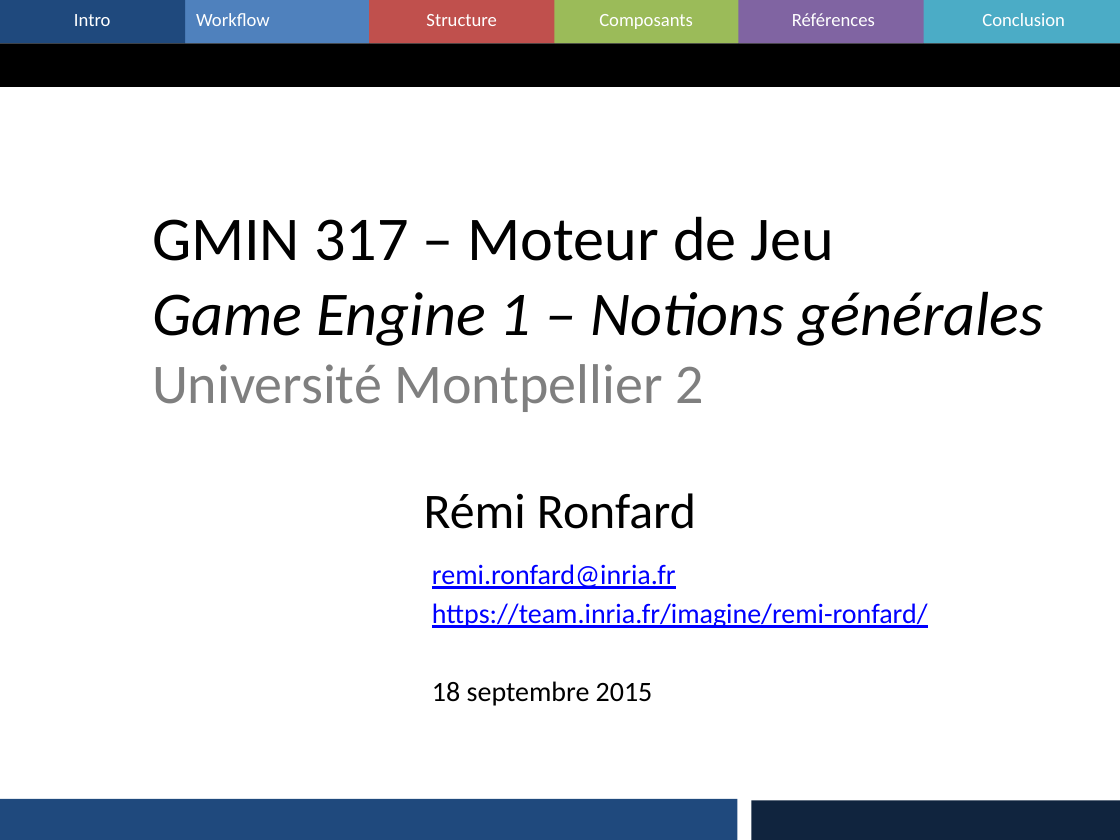
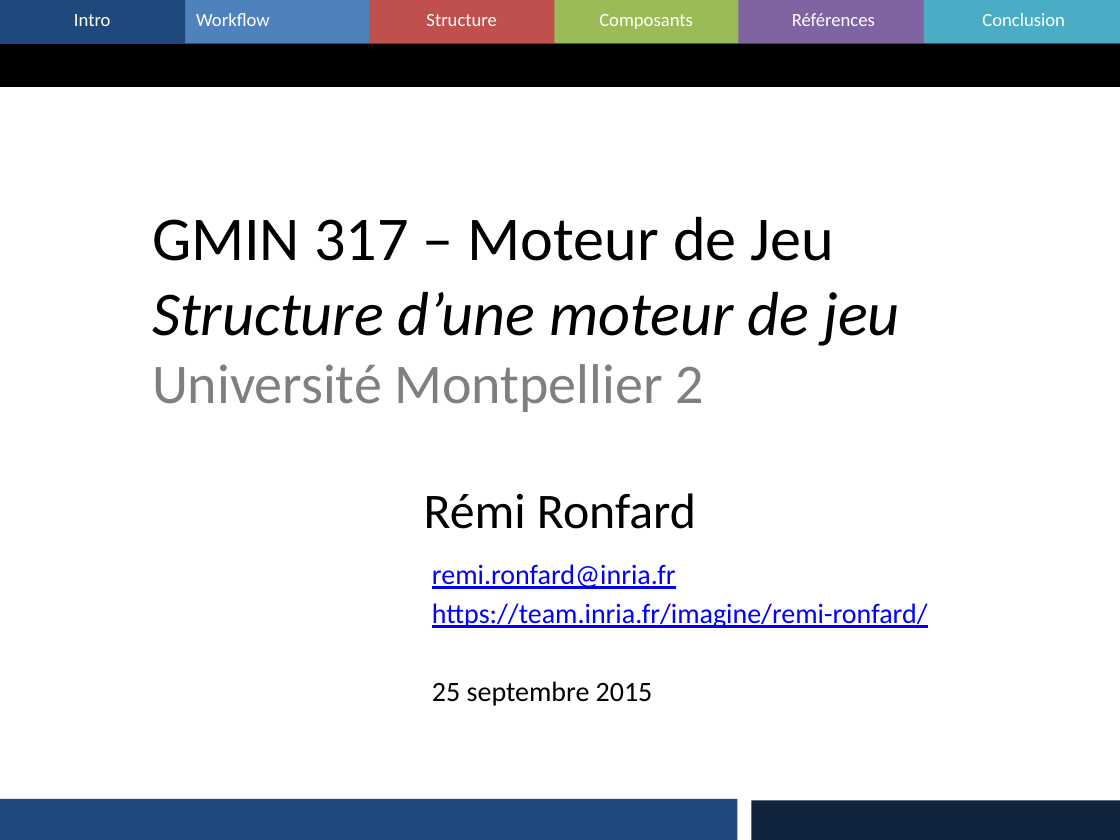
Before and after one commit to imagina-gmin317/imagina-gmin317-2015, a slide deck: slide 1 of cours/2015_02_GameEngine.pptx. Drawn at 1120x840 pixels with LibreOffice and Linux fonts; fonts in the diff are those of the drawing. Boxes give left, top, right and bottom in pixels: in the first picture for what was removed or moved away, otherwise in the second. Text is boxed around its words. In the diff, an @@ line names an element or a change of style, - is before the commit and + after.

```diff
--- a/cours/2015_02_GameEngine.pptx
+++ b/cours/2015_02_GameEngine.pptx
@@ title at (152,216,900,412): text changed @@
-GMIN 317 – Moteur de Jeu
-Game Engine 1 – Notions générales
-Université Montpellier 2
+GMIN 317 – Moteur de Jeu
+Structure d’une moteur de jeu
+Université Montpellier 2
@@ text at (432,681,653,706): text changed @@
-18 septembre 2015
+25 septembre 2015
```
Also in this commit, not shown: 45 other slides changed, 4 slides removed, 25 other files.
